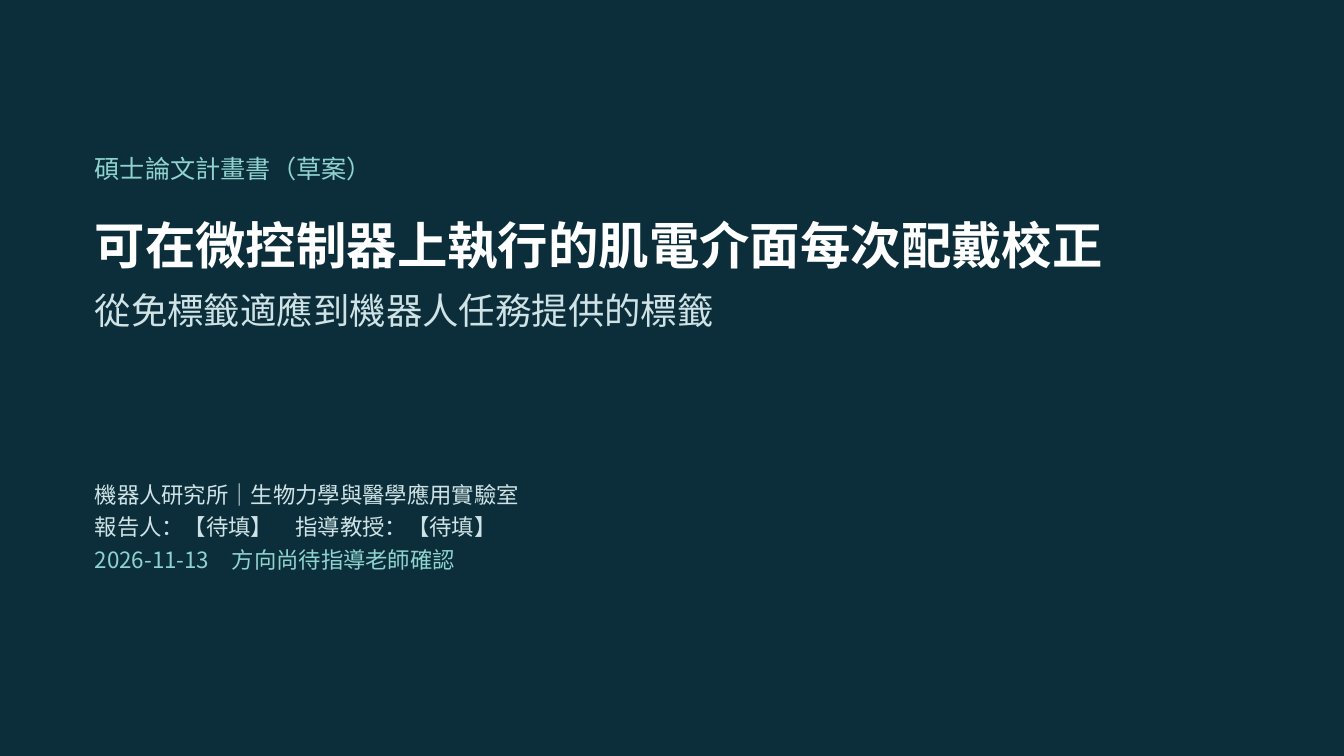
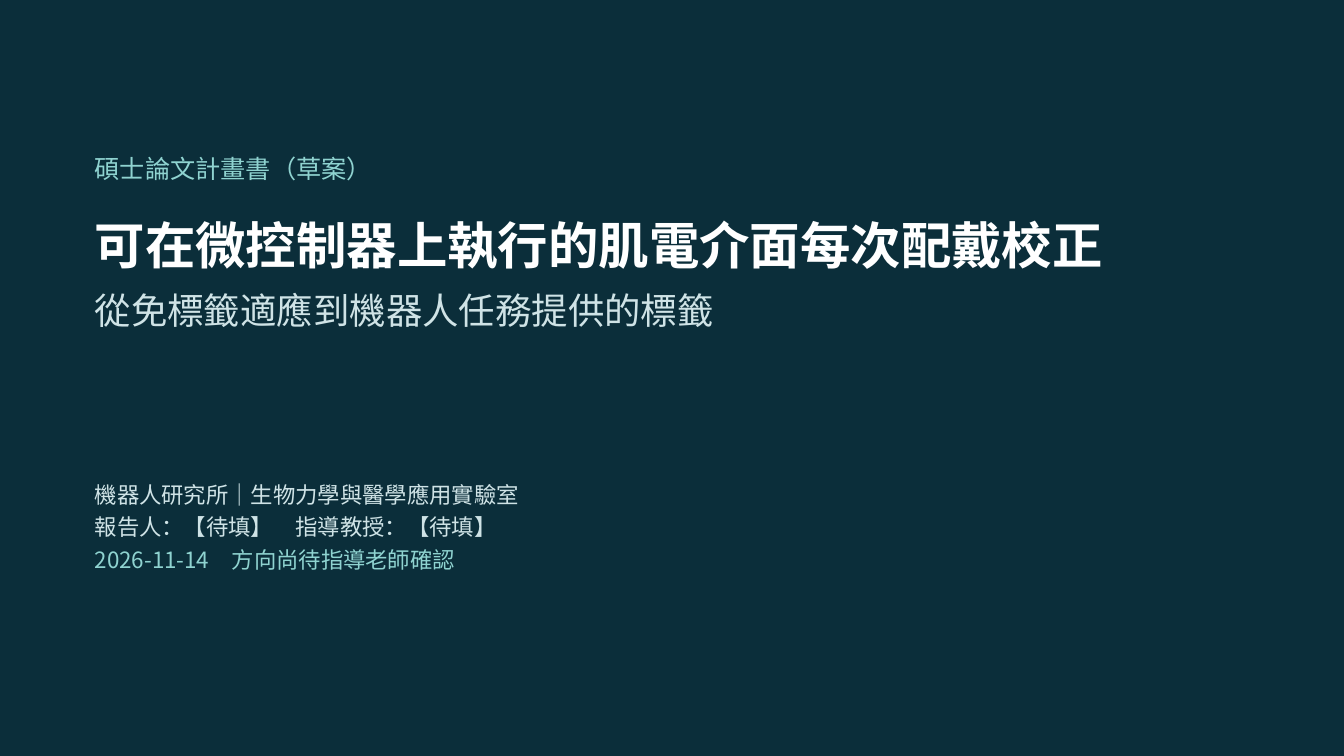
Before and after one commit to momotoofurry/pppp, a slide deck: slide 1 of docs/thesis/碩論計畫書.pptx. Drawn at 1344x756 pixels with LibreOffice and Linux fonts; fonts in the diff are those of the drawing. Boxes give left, top, right and bottom in pixels: in the first picture for what was removed or moved away, otherwise in the second. Text is boxed around its words. In the diff, an @@ line names an element or a change of style, - is before the commit and + after.

```diff
--- a/docs/thesis/碩論計畫書.pptx
+++ b/docs/thesis/碩論計畫書.pptx
@@ text at (x1=95, y1=549, x2=455, y2=570): text changed @@
-2026-11-13 方向尚待指導老師確認
+2026-11-14 方向尚待指導老師確認
```
Also in this commit, not shown: 20 other slides changed, 6 slides added, 42 other files.
